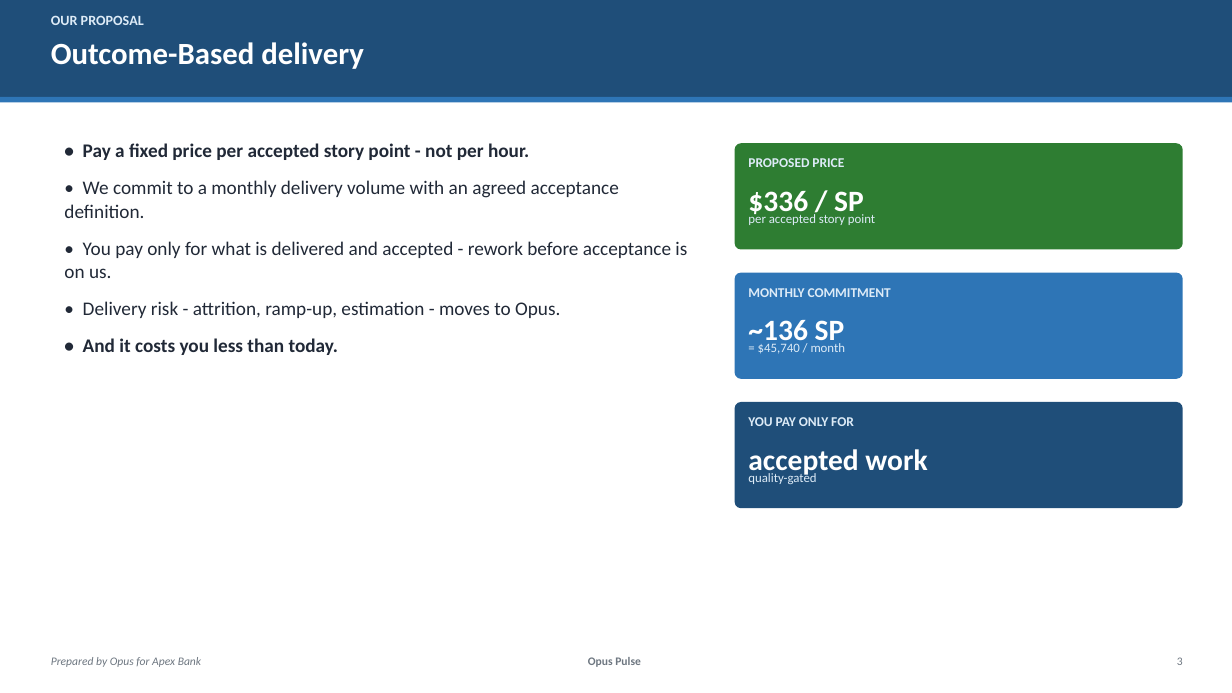
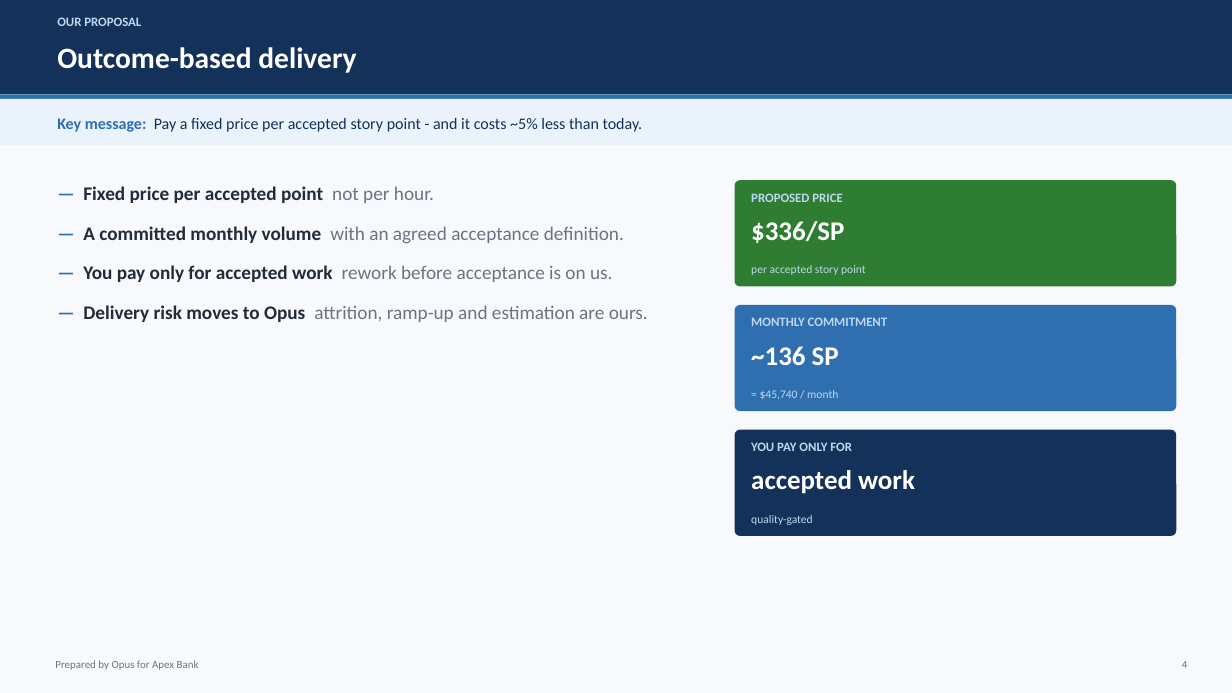
Before and after one commit to nileshpardeshi/opus-pulse, a slide deck: slide 5 of Opus_Pulse_Client_Proposal.pptx (slide 4 before the commit). Drawn at 1232x693 pixels with LibreOffice and Linux fonts; fonts in the diff are those of the drawing. Boxes give left, top, right and bottom in pixels: in the first picture for what was removed or moved away, otherwise in the second. Text is boxed around its words. In the diff, an @@ line names an element or a change of style, - is before the commit and + after.

```diff
--- a/Opus_Pulse_Client_Proposal.pptx
+++ b/Opus_Pulse_Client_Proposal.pptx
@@ rectangle at (0, 0, 1232, 94): fill #1F4E79 to #14315A @@
@@ rectangle added at (0, 0, 1232, 693), fill #F7F9FC @@
@@ text "OUR PROPOSAL" at (57, 17, 141, 26): size 11 to 10 pt, text colour #DDEBF7 to #BFD6EF @@
@@ text at (57, 47, 356, 73): text changed; size 24 to 23 pt @@
-Outcome-Based delivery
+Outcome-based delivery
@@ rectangle: place and size @@
-rectangle at (0, 97, 1232, 103)
+rectangle at (0, 94, 1232, 99)
@@ rectangle at (0, 94, 1232, 99): fill #2E75B6 to #2F6FB0 @@
@@ rectangle added at (0, 99, 1232, 145), fill #EAF2FB @@
@@ text added at (57, 118, 643, 132), 12.5 pt, text #14315A @@
+Key message: Pay a fixed price per accepted story point - and it costs ~5% less than today.
@@ text at (83, 186, 648, 322): text changed; text colour #212937 to #6B7480 @@
-• Pay a fixed price per accepted story point - not per hour.
-• We commit to a monthly delivery volume with an agreed acceptance definition.
-• You pay only for what is delivered and accepted - rework before acceptance is on us.
-• Delivery risk - attrition, ramp-up, estimation - moves to Opus.
-• And it costs you less than today.
+— Fixed price per accepted point not per hour.
+— A committed monthly volume with an agreed acceptance definition.
+— You pay only for accepted work rework before acceptance is on us.
+— Delivery risk moves to Opus attrition, ramp-up and estimation are ours.
@@ rounded rectangle: place and size @@
-rounded rectangle at (735, 143, 1183, 250)
+rounded rectangle at (735, 180, 1177, 287)
@@ rounded rectangle at (735, 180, 1177, 287): proportions changed @@
@@ size 10.5 to 10 pt, text colour #DDEBF7 to #BFD6EF in 3 elements at (751, 442, 852, 451), (751, 317, 888, 326), (751, 193, 842, 202) @@
@@ text "PROPOSED PRICE": place and size @@
-text "PROPOSED PRICE" at (748, 158, 844, 167)
+text "PROPOSED PRICE" at (751, 193, 842, 202)
@@ text at (751, 221, 844, 243): text changed; size 23 to 21 pt @@
-$336 / SP
+$336/SP
@@ size 10 to 9 pt, text colour #DDEBF7 to #BFD6EF in 3 elements at (751, 515, 813, 525), (760, 390, 838, 399), (751, 265, 866, 275) @@
@@ text "per accepted story point": place and size @@
-text "per accepted story point" at (748, 212, 875, 225)
+text "per accepted story point" at (751, 265, 866, 275)
@@ rounded rectangle: place and size @@
-rounded rectangle at (735, 273, 1183, 379)
+rounded rectangle at (735, 305, 1177, 411)
@@ rounded rectangle at (735, 305, 1177, 411): fill #2E75B6 to #2F6FB0; proportions changed @@
@@ text "MONTHLY COMMITMENT": place and size @@
-text "MONTHLY COMMITMENT" at (748, 288, 891, 297)
+text "MONTHLY COMMITMENT" at (751, 317, 888, 326)
@@ text "~136 SP" at (751, 346, 839, 365): size 23 to 21 pt @@
@@ text "~136 SP": place and size @@
-text "~136 SP" at (748, 320, 845, 348)
+text "~136 SP" at (751, 346, 839, 365)
@@ text "= $45,740 / month": place and size @@
-text "= $45,740 / month" at (758, 343, 846, 354)
+text "= $45,740 / month" at (760, 390, 838, 399)
@@ rounded rectangle: place and size @@
-rounded rectangle at (735, 402, 1183, 508)
+rounded rectangle at (735, 430, 1177, 536)
@@ rounded rectangle at (735, 430, 1177, 536): fill #1F4E79 to #14315A; proportions changed @@
@@ text "YOU PAY ONLY FOR": place and size @@
-text "YOU PAY ONLY FOR" at (748, 417, 854, 426)
+text "YOU PAY ONLY FOR" at (751, 442, 852, 451)
@@ text "accepted work": place and size @@
-text "accepted work" at (748, 449, 927, 477)
+text "accepted work" at (751, 470, 915, 494)
@@ text "accepted work" at (751, 470, 915, 494): size 23 to 21 pt @@
@@ text "quality-gated": place and size @@
-text "quality-gated" at (748, 471, 816, 484)
+text "quality-gated" at (751, 515, 813, 525)
@@ text "Prepared by Opus for Apex ..." at (55, 660, 199, 670): size 9 to 8.5 pt, text colour #6E7781 to #6B7480, italic off @@
@@ text removed at (588, 657, 641, 667) @@
-Opus Pulse
@@ text removed at (1177, 657, 1183, 665) @@
-3
@@ text added at (1182, 661, 1188, 668), 8.5 pt, text #6B7480 @@
+4
```
Also in this commit, not shown: 6 other slides changed, 2 slides added, 1 slide removed, 9 other files.
